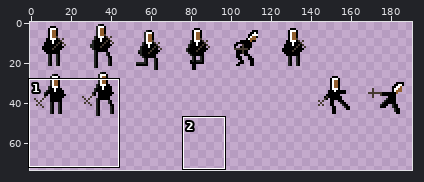
A sprite sheet gets an edit: assets/graphics/nun.png. The first picture is a wide view before the edit; the outline marks the close-up.
Close-up. Earlier state:
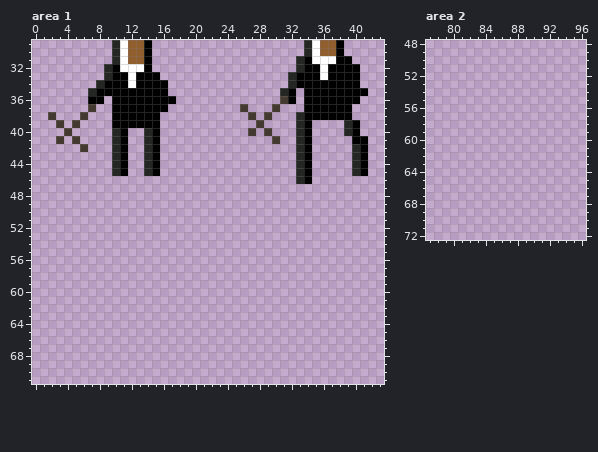
The file is 192x96 pixels. Shown: area 1: x 0..43, y 29..71; area 2: x 77..96, y 48..72. The wide view leaves out empty margins. The commit also changed other parts of the picture, which this record leaves out.
After the commit:
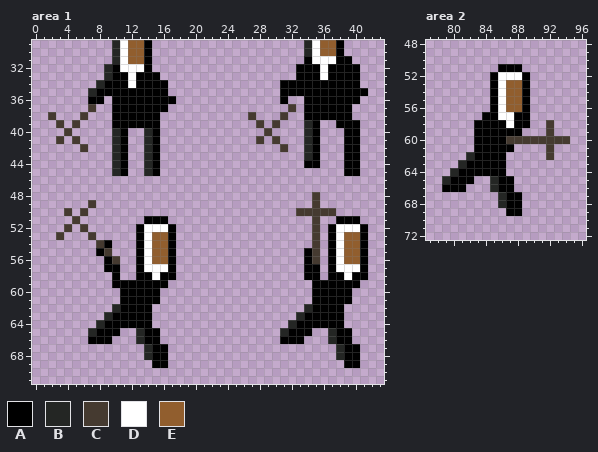
Palette (. is transparent): A #000000  B #242624  C #453a30  D #ffffff  E #915e2e
Difference:
Area 1:
The edit adds colour A in row 34 at x 31; in row 35 at x 33; in row 39 at x 35 and 38; in row 40 at x 35; in rows 41 to 44 at x 35 and 39; in row 45 at x 39.
The edit adds colour A in row 51 at x 14 to 16 and 38 to 40; in rows 52 to 53 at x 13, 17, 37 and 41; in row 54 at x 9, 13, 17, 37 and 41; in row 55 at x 8, 13, 17, 34, 37 and 41; in row 56 at x 9, 13, 17, 34, 37 and 41; in row 57 at x 9 to 10, 13, 17, 34 to 35, 37 and 41.
The edit adds colour A in row 58 at x 10, 13 to 14, 16 to 17, 34 to 35, 37 to 38 and 40 to 41; in row 59 at x 10 to 16 and 35 to 40; in rows 60 to 61 at x 11 to 15 and 35 to 39; in row 62 at x 11 to 14 and 35 to 38; in row 63 at x 10 to 14 and 34 to 38; in row 64 at x 9 to 14 and 33 to 38.
The edit adds colour A in row 65 at x 8 to 10, 14 to 15, 32 to 34 and 38 to 39; in row 66 at x 7 to 9, 14 to 15, 31 to 33 and 38 to 39; in rows 67 to 69 at x 15 to 16 and 39 to 40.
Colour B gives way to colour A in row 32 at x 33; in row 34 at x 32; in row 35 at x 31; in rows 39 to 40 at x 39; in rows 42 to 45 at x 40.
Colour C gives way to colour A in row 36 at x 31.
The edit adds colour B in row 62 at x 10 and 34; in row 63 at x 9 and 33; in row 64 at x 8 and 32; in row 65 at x 7, 13, 31 and 37; in row 66 at x 13 and 37; in rows 67 to 68 at x 14 and 38.
Colour A gives way to colour B in rows 39 to 43 at x 34.
The edit adds colour C in row 37 at x 32; in row 38 at x 31; in row 39 at x 30; in row 41 at x 28; in row 42 at x 31; in row 48 at x 35.
The edit adds colour C in row 49 at x 7 and 35; in row 50 at x 4, 6 and 33 to 37; in row 51 at x 5 and 35; in row 52 at x 4, 6 and 35; in row 53 at x 3, 7 and 35; in row 54 at x 8 and 35.
The edit adds colour C in row 55 at x 9 and 35; in row 56 at x 10 and 35.
The edit adds colour D in row 52 at x 14 to 16 and 38 to 40; in rows 53 to 56 at x 14 and 38; in row 57 at x 14 to 16 and 38 to 40; in row 58 at x 15 and 39.
The edit adds colour E in rows 53 to 56 at x 15 to 16 and 39 to 40.
Colour A is removed in row 36 at x 32; in rows 41 to 44 at x 41; in row 45 at x 34 and 41; in row 46 at x 34.
Colour B is removed in row 31 at x 33; in row 33 at x 32; in rows 38 to 46 at x 33.
Colour C is removed in row 37 at x 26 and 30; in row 38 at x 29; in row 40 at x 27.
Area 2:
The edit adds colour A in row 51 at x 86 to 88; in rows 52 to 56 at x 85 and 89; in row 57 at x 84 to 85 and 88 to 89; in row 58 at x 83 to 86 and 88 to 89; in row 59 at x 83 to 88; in row 60 at x 83 to 86.
The edit adds colour A in row 61 at x 83 to 87; in row 62 at x 83 to 86; in row 63 at x 82 to 86; in row 64 at x 81 to 86; in row 65 at x 80 to 82 and 86 to 87; in row 66 at x 79 to 81 and 86 to 87.
The edit adds colour A in rows 67 to 69 at x 87 to 88.
The edit adds colour B in row 62 at x 82; in row 63 at x 81; in row 64 at x 80; in row 65 at x 79 and 85; in row 66 at x 85; in rows 67 to 68 at x 86.
The edit adds colour C in rows 58 to 59 at x 92; in row 60 at x 87 to 94; in rows 61 to 62 at x 92.
The edit adds colour D in row 52 at x 86 to 88; in rows 53 to 56 at x 86; in row 57 at x 86 to 87; in row 58 at x 87.
The edit adds colour E in rows 53 to 56 at x 87 to 88.
Pixel boxes of the changes (left, top, right, bottom) in both close-ups:
changed: (240, 56, 368, 368)
added: (56, 200, 176, 368)
added: (442, 64, 570, 216)
